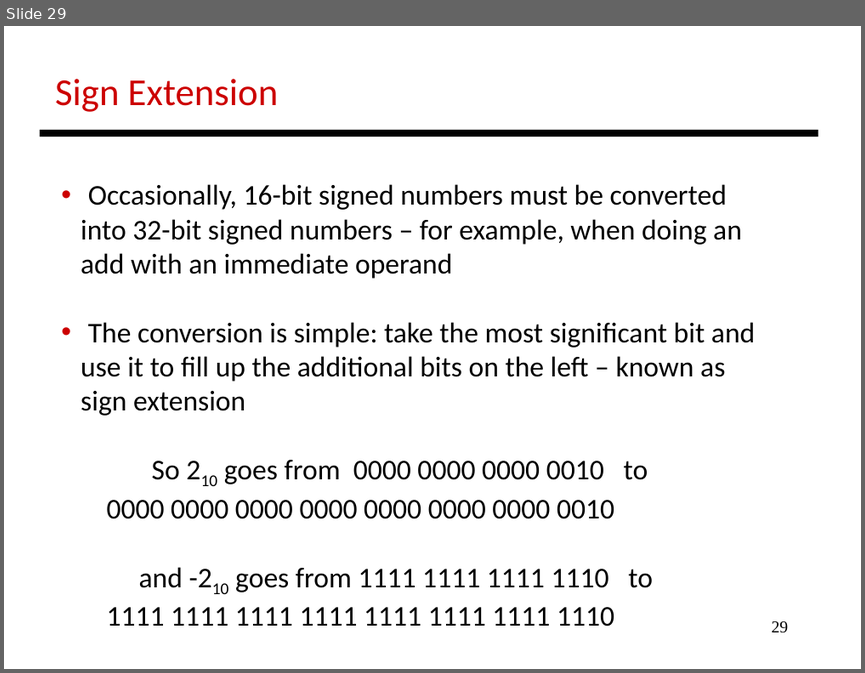
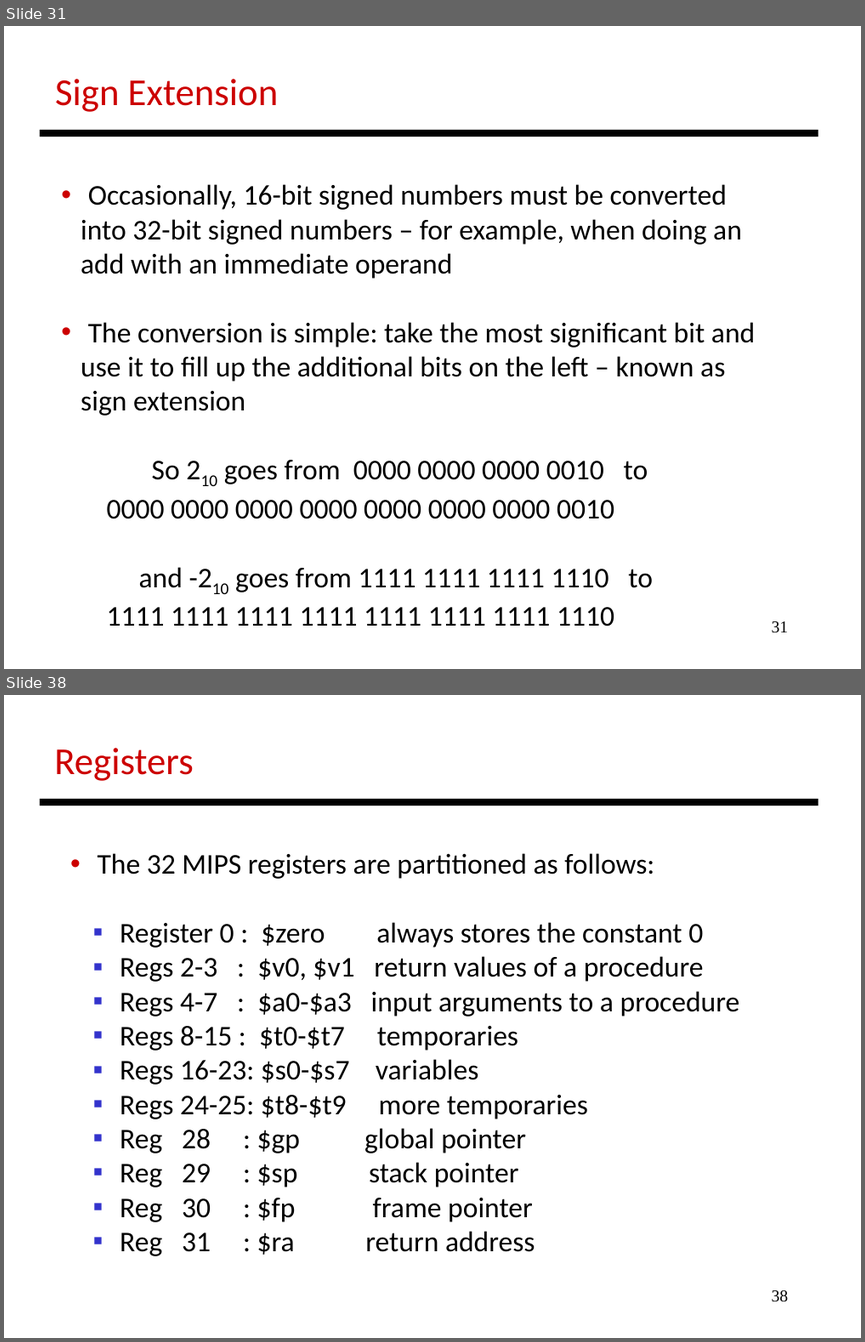
Before and after one commit to antonburtsev/cs3810, a slide deck: lectures/lecture04-mips/lecture-04-mips.odp. Shown one above the other, each under a label of ours: slide 29 before the commit, slides 31 and 38 after it; the slides between them are not shown. The pictures are 865x673 and 865x1342 pixels, drawn with LibreOffice and Linux fonts; fonts in the diff are those of the drawing. Boxes give left, top, right and bottom in pixels: in the first picture for what was removed or moved away, otherwise in the second. Text is boxed around its words. In the diff, an @@ line names an element or a change of style, - is before the commit and + after.

```diff
--- a/lectures/lecture04-mips/lecture-04-mips.odp
+++ b/lectures/lecture04-mips/lecture-04-mips.odp
@@ slide 38 added at (4, 695, 861, 1338), background #FFFFFF @@
@@ text added at (54, 748, 193, 781), 32 pt, text #CC0000 @@
+Registers
@@ line added from (40, 802) to (818, 802), #000000 6.01 pt @@
@@ text added at (98, 853, 740, 1256), 24 pt, text #000000 @@
+• The 32 MIPS registers are partitioned as follows:
+  ▪ Register 0 : $zero always stores the constant 0
+  ▪ Regs 2-3 : $v0, $v1 return values of a procedure
+  ▪ Regs 4-7 : $a0-$a3 input arguments to a procedure
+  ▪ Regs 8-15 : $t0-$t7 temporaries
+  ▪ Regs 16-23: $s0-$s7 variables
+  ▪ Regs 24-25: $t8-$t9 more temporaries
+  ▪ Reg 28 : $gp global pointer
+  ▪ Reg 29 : $sp stack pointer
+  ▪ Reg 30 : $fp frame pointer
+  ▪ Reg 31 : $ra return address
@@ page number added at (772, 1290, 789, 1302), 14 pt, text #000000 @@
+38
@@ what was slide 29 is now slide 31 @@
@@ page number at (772, 621, 789, 633): text changed @@
-29
+31
```
Also in this commit, not shown: 3 slides changed, 8 other slides added, 1 slide removed, 1 other file.
